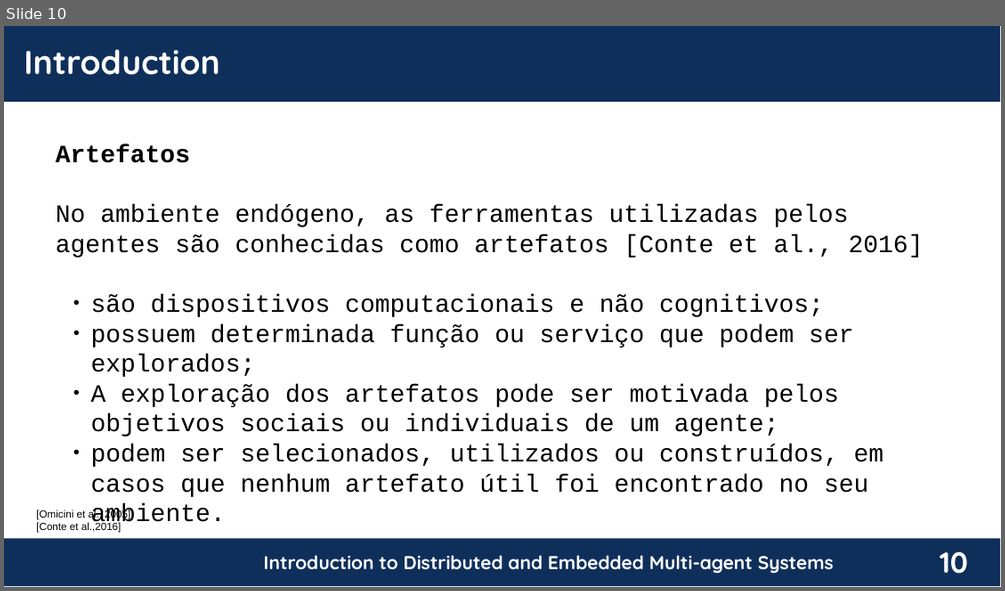
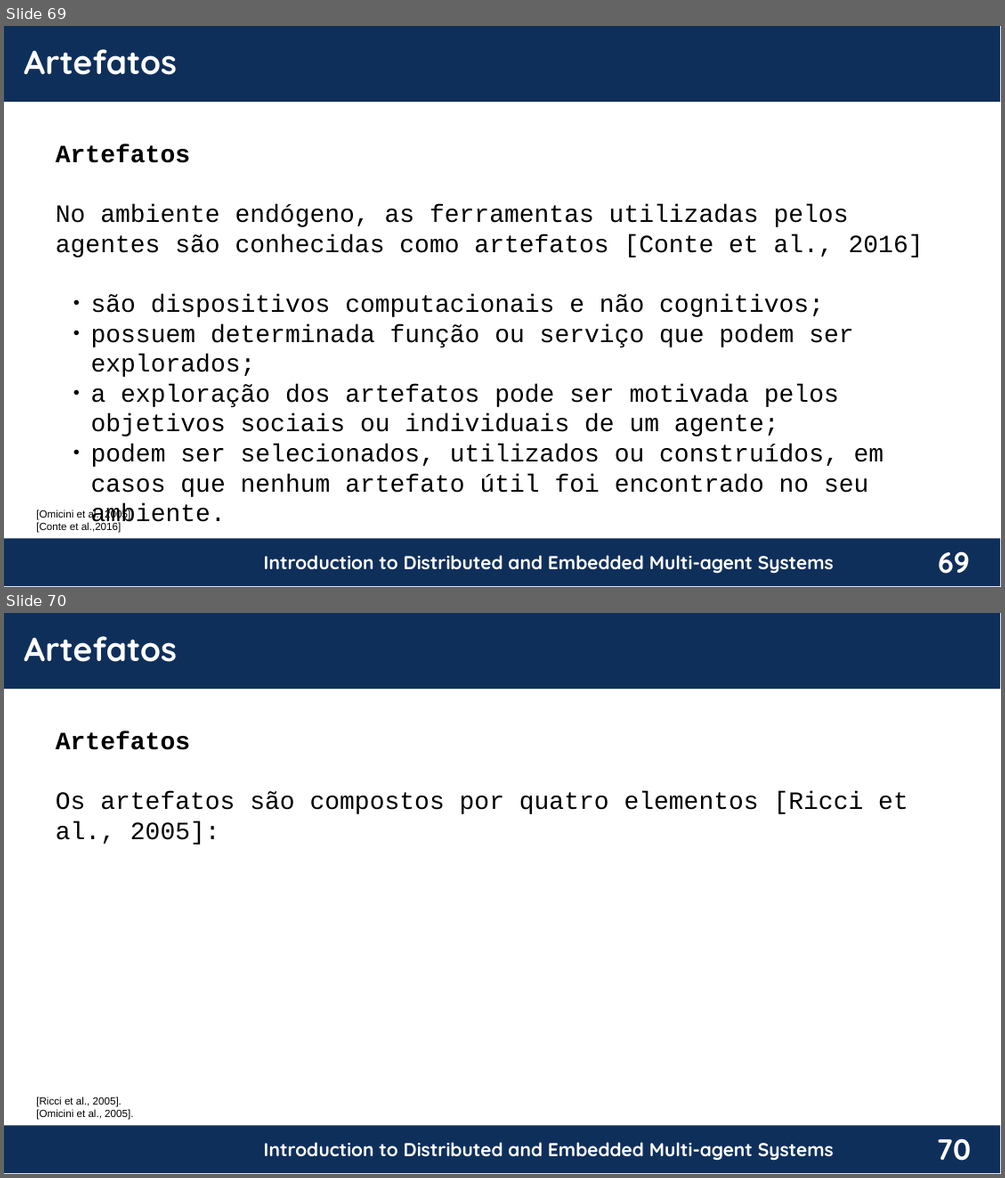
Before and after one commit to chon-group/distributedAndEmbeddedAI, a slide deck: course/02-TheAgentOrientedApproach/TheAgentOrientedApproach_20240217.pptx. Shown one above the other, each under a label of ours: slide 10 before the commit, slides 69 and 70 after it. The pictures are 1005x591 and 1005x1178 pixels, drawn with LibreOffice and Linux fonts; fonts in the diff are those of the drawing; background and template pictures are left out. Boxes give left, top, right and bottom in pixels: in the first picture for what was removed or moved away, otherwise in the second. Text is boxed around its words. In the diff, an @@ line names an element or a change of style, - is before the commit and + after.

```diff
--- a/course/02-TheAgentOrientedApproach/TheAgentOrientedApproach_20240217.pptx
+++ b/course/02-TheAgentOrientedApproach/TheAgentOrientedApproach_20240217.pptx
@@ slide 70 added at <box>4,613,1001,1174</box>, background #FFFFFF; not listed: 4 template elements that a slide beside it also shows @@
@@ text added at <box>24,636,177,662</box>, 32 pt, text #FFFFFF, bold @@
+Artefatos
@@ text added at <box>56,731,908,844</box>, 24 pt, text #000000 @@
+Artefatos
+Os artefatos são compostos por quatro elementos [Ricci et al., 2005]:
@@ text added at <box>36,1096,133,1119</box>, 10 pt, text #000000 @@
+[Ricci et al., 2005].
+[Omicini et al., 2005].
@@ what was slide 10 is now slide 69 @@
@@ slide 69 changed as well @@
@@ text at <box>24,49,177,75</box>: text changed @@
-Introduction
+Artefatos
@@ text at <box>91,384,839,436</box>: text changed @@
-  ● A exploração dos artefatos pode ser motivada pelos objetivos sociais ou individuais de um agente;
+  ● a exploração dos artefatos pode ser motivada pelos objetivos sociais ou individuais de um agente;
@@ page number at <box>938,551,970,573</box>: text changed @@
-10
+69
```
Also in this commit, not shown: 6 other slides changed, 78 other slides added, 7 slides removed.
